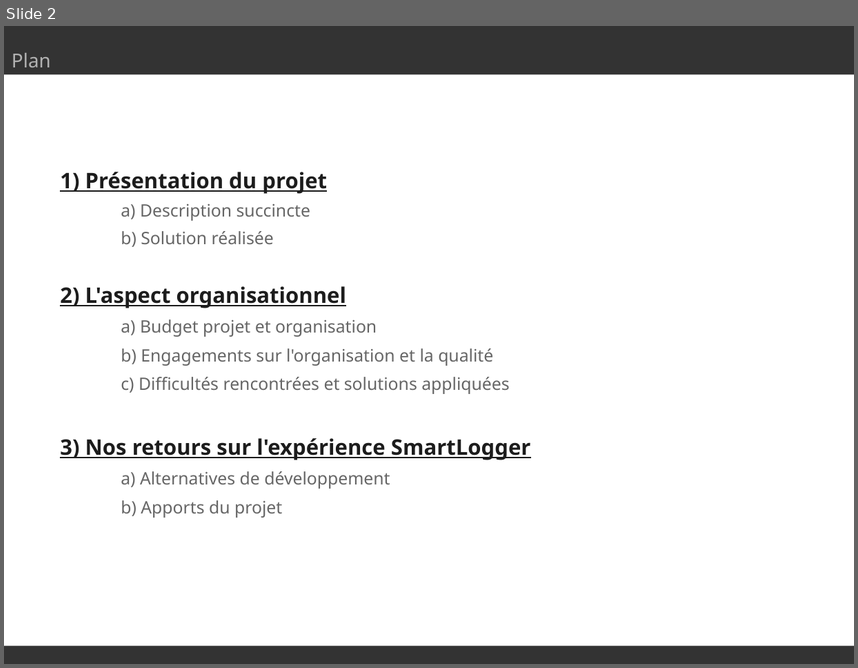
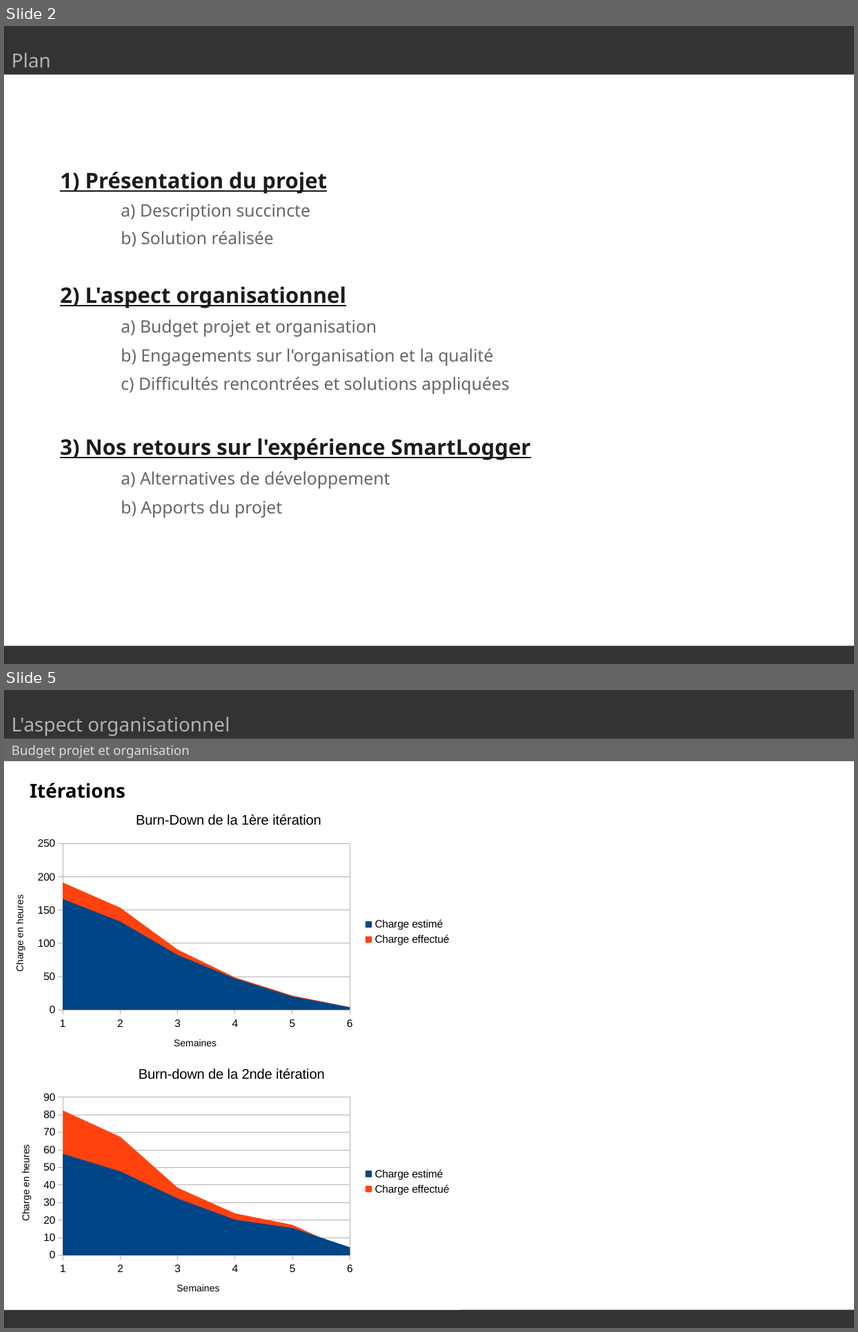
Before and after one commit to SmartLoggerManagement/SmartLogger, a slide deck: Soutenances/soutenance.odp. Shown one above the other, each under a label of ours: slide 2 before the commit, slides 2 and 5 after it; the slides between them are not shown. The pictures are 858x668 and 858x1332 pixels, drawn with LibreOffice and Linux fonts; fonts in the diff are those of the drawing. Boxes give left, top, right and bottom in pixels: in the first picture for what was removed or moved away, otherwise in the second. Text is boxed around its words. In the diff, an @@ line names an element or a change of style, - is before the commit and + after.

```diff
--- a/Soutenances/soutenance.odp
+++ b/Soutenances/soutenance.odp
@@ slide 5 added at [4,690,854,1328], background #FFFFFF @@
@@ rectangle added at [4,690,854,738], fill #333333 @@
@@ text added at [12,717,230,736], 18 pt, text #B2B2B2 @@
+L'aspect organisationnel
@@ rectangle added at [4,732,854,761], fill #666666 @@
@@ text added at [12,745,190,758], 12 pt, text #DDDDDD @@
+Budget projet et organisation
@@ text added at [30,782,125,798], 18 pt, text #000000, bold @@
+Itérations
@@ rectangle added at [471,781,744,805], fill #FFFFFF @@
@@ area chart added at [4,811,454,1064] @@
+title "Burn-Down de la 1ère itération"
+categories: 1, 2, 3, 4, 5, 6
+Charge estimé: 167, 133, 83, 47, 20, 4
+Charge effectué: 192, 154, 91, 49, 21, 4
@@ area chart added at [4,800,459,1065] @@
+title "Burn-Down de la 1ère itération"
+categories: 1, 2, 3, 4, 5, 6
+Charge estimé: 167, 133, 83, 47, 20, 4
+Charge effectué: 192, 154, 91, 49, 21, 4
@@ rectangle added at [137,1024,410,1061], fill #FFFFFF @@
@@ rectangle added at [143,1036,417,1061], fill #FFFFFF @@
@@ area chart added at [4,1054,460,1310] @@
+title "Burn-down de la 2nde itération"
+categories: 1, 2, 3, 4, 5, 6
+Charge estimé: 58, 48, 32, 20, 16, 4
+Charge effectué: 82, 68, 38, 24, 17, 2
@@ rectangle added at [46,1248,410,1267], fill #FFFFFF @@
@@ rectangle added at [4,1310,854,1328], fill #333333 @@
```
Also in this commit, not shown: 2 slides changed, 7 other slides added, 1 slide removed.
